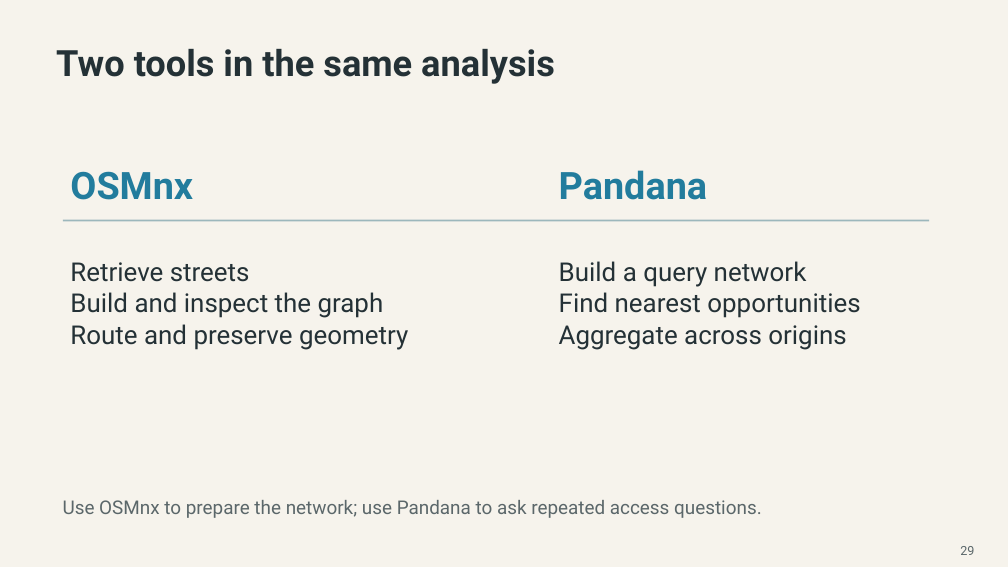
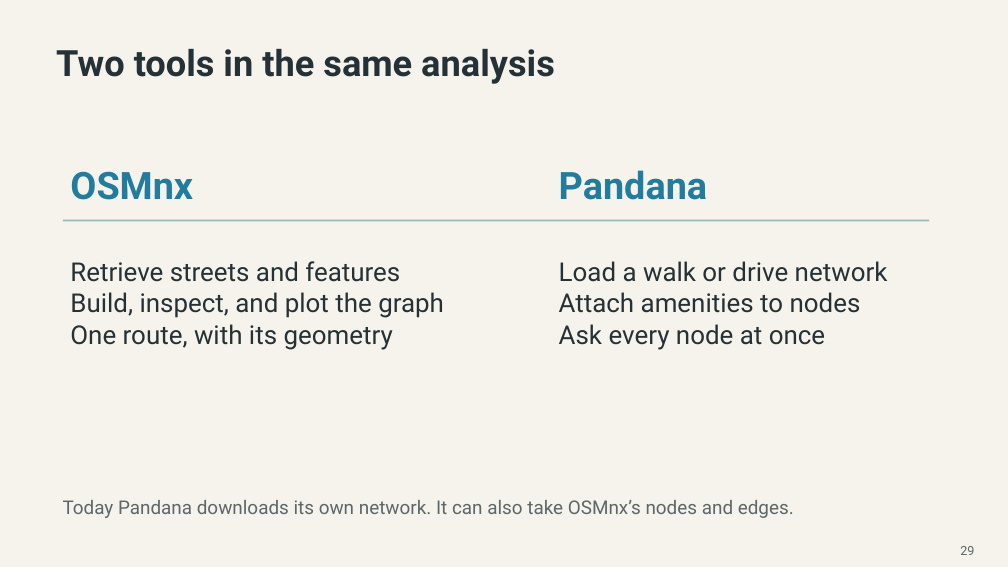
Before and after one commit to MUSA-Zhanchao/OSM-lecture, a slide deck: slide 27 of OSM_Pandana_Lecture-revised-final.pptx (slide 28 before the commit). Drawn at 1008x567 pixels with LibreOffice and Linux fonts; fonts in the diff are those of the drawing. Boxes give left, top, right and bottom in pixels: in the first picture for what was removed or moved away, otherwise in the second. Text is boxed around its words. In the diff, an @@ line names an element or a change of style, - is before the commit and + after.

```diff
--- a/OSM_Pandana_Lecture-revised-final.pptx
+++ b/OSM_Pandana_Lecture-revised-final.pptx
@@ text at (70, 261, 444, 350): text changed @@
-Retrieve streets
-Build and inspect the graph
-Route and preserve geometry
+Retrieve streets and features
+Build, inspect, and plot the graph
+One route, with its geometry
@@ text at (559, 261, 888, 350): text changed @@
-Build a query network
-Find nearest opportunities
-Aggregate across origins
+Load a walk or drive network
+Attach amenities to nodes
+Ask every node at once
@@ text at (63, 500, 794, 518): text changed @@
-Use OSMnx to prepare the network; use Pandana to ask repeated access questions.
+Today Pandana downloads its own network. It can also take OSMnx’s nodes and edges.
```
Also in this commit, not shown: 4 other slides changed, 9 slides added, 9 slides removed, 1 other file.
